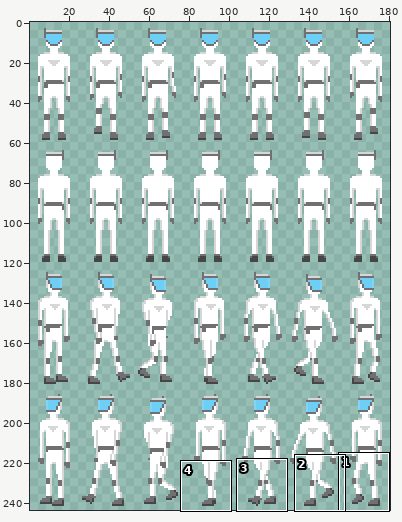
Sprite sheet: Project F/Assets/Sprites/Chars/MainCharSheet.png. Above, an overview of the earlier version with the close-up marked.
Close-up. Old version:
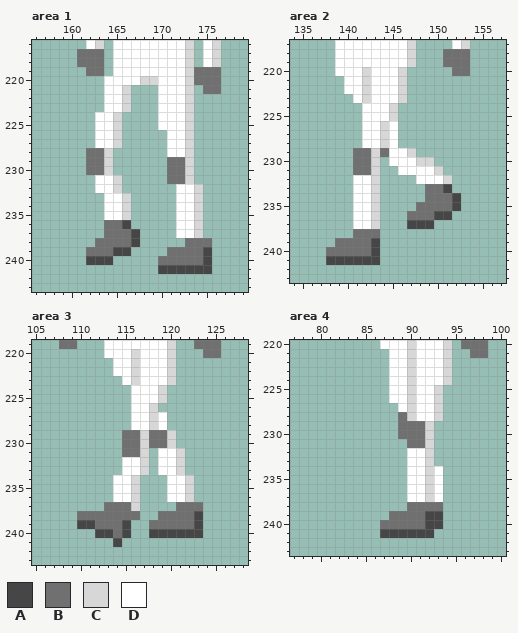
The file is 182x244 pixels. Shown: area 1: x 156..179, y 216..243; area 2: x 134..157, y 217..243; area 3: x 105..128, y 219..243; area 4: x 77..100, y 220..243. The wide view leaves out empty margins. The commit also changed other parts of the picture, which this record leaves out.
Palette (. is transparent): A #464646  B #707070  C #d7d7d7  D #ffffff
Pixels before, area 1, first column x 161:
216 .DC.DDDDDDDDC.DC
217 BBB.DDDDDDDDC.DC
218 BBB.DDDDDDDDC.DC
219 .BB.DDDDDDDDCBBB
220 ...DDDDCCDDDCBBB
221 ...DDC...DDDC.BB
222 ...DDC...DDDC...
223 ...DDC...DDDC...
224 ..DDC....DDDC...
225 ..DDC....DDDC...
226 ..DDC.....DDC...
227 ..DDC.....DDC...
228 .BBC......DDC...
229 .BBC......BBC...
230 .BBC......BBC...
231 ..DDC.....BBC...
232 ..DDC......DDC..
233 ...DDC.....DDC..
234 ...DDC.....DDC..
235 ...DDC.....DDC..
236 ...BBA.....DDC..
237 ...BBBA....DDC..
238 ..BBBBA.....BBB.
239 .BBBAA....BBBBA.
240 .AAA.....BBBBBA.
241 .........AAAAAA.
Pixels before, area 2, first column x 138:
217 .DDDDDDDDC....DC
218 .DDDDDDDDC...BBB
219 .DDDDDDDDC...BBB
220 .DDDCDDDC.....BB
221 ..DDCDDDC.......
222 ..DDCDDDC.......
223 ...DCDDDC.......
224 ....DDDC........
225 ....DDDC........
226 ....DDCD........
227 ....DDCD........
228 ....DDCD........
229 ...BBCBDDC......
230 ...BBC.DDDCC....
231 ...BBC..DDDDC...
232 ...DDC....DDDC..
233 ...DDC.....BBA..
234 ...DDC.....BBBA.
235 ...DDC....BBBBA.
236 ...DDC...BBBAA..
237 ...DDC...AAA....
238 ...BBB..........
239 .BBBBA..........
240 BBBBBA..........
241 AAAAAA..........
Pixels before, area 3, first column x 108:
219 BB...DDDDDDDC..BBB
220 .....DDDCDDDC...BB
221 ......DDCDDDC.....
222 ......DDCDDDC.....
223 .......DCDDDC.....
224 ........DDDC......
225 ........DDDC......
226 ........DDC.......
227 ........DDCD......
228 ........DDCD......
229 .......BBCBBC.....
230 .......BBCBBC.....
231 .......BBC.DDC....
232 .......DDC.DDC....
233 .......DDC.DDC....
234 ......DDC...DDC...
235 ......DDC...DDC...
236 ......DDC...DDC...
237 .....BBBC....BBB..
238 ..BBBBBBB..BBBBA..
239 ..AABBBA..BBBBBA..
240 ....AABA..AAAAAA..
241 ......A...........
Pixels before, area 4, first column x 87:
220 DDDCDDDC.BBB
221 .DDCDDDC..BB
222 .DDCDDDC....
223 .DDCDDDC....
224 .DDCDDDC....
225 .DDCDDC.....
226 .DDCDDC.....
227 ..DCDDC.....
228 ..BCDDC.....
229 ..BBBC......
230 ..BBBC......
231 ...BBC......
232 ...DDC......
233 ...DDC......
234 ...DDCD.....
235 ...DDCD.....
236 ...DDCD.....
237 ...DDCD.....
238 ...BBBB.....
239 .BBBBAA.....
240 BBBBBAA.....
241 AAAAAA......
Now the later version:
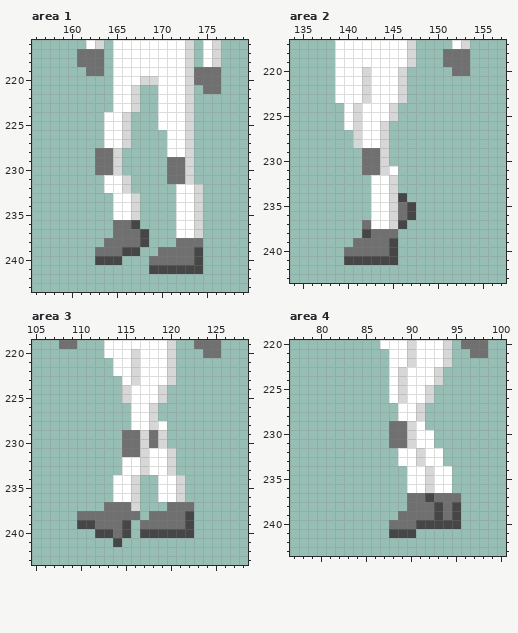
The edit:
Changed rows in their new state; - is an unchanged pixel.
Area 1:
first column x 162:
220 --.-----------
221 --.-DC--------
222 --.-DC--------
223 --.-DC--------
224 -.-DC---------
225 -.-DC---------
226 -.-DC---------
227 -.-DC---------
228 .-BC----------
229 .-BC----------
230 .-BC----------
231 -.-DC---------
232 -.-DC---------
233 --.-DC--------
234 --.-DC--------
235 --.-DC--------
236 --.-BA--------
237 --.--BA-------
238 -.---BA---B--.
239 .--B-A--B---A.
240 .--A---B----A.
241 -------A-----.
Area 2:
first column x 138:
221 -D-------------
222 -D-------------
223 -DD------------
224 --DC-----------
225 --DC-----------
226 --DC---.-------
227 ---C---.-------
228 ---C---.-------
229 ---.-BC...-----
230 ---.-BC.....---
231 ---.-BCD.....--
232 ---..DDC--....-
233 ---..DDC---...-
234 ---..DDCA--....
235 ---..DDCBA.....
236 ---..DDCBA....-
237 ---.BDDCA...---
238 ---.A-BB-------
239 -..--BBA-------
240 ..---BBA-------
241 ..----AA-------
Area 3:
first column x 115:
224 C--------
225 C--------
227 ----.----
229 ----C.---
230 ----C.---
231 ---D-C.--
232 ---D-C.--
233 ---D-C.--
234 ----D-C.-
235 ----D-C.-
236 ----D-C.-
237 -----B--.
238 ---B---A.
239 --B----A.
240 --A-----.
Area 4:
first column x 87:
223 --CD--C.-
224 --CD--C.-
225 --CD-C.--
226 --CD-C.--
227 ---DC..--
228 --DDC..--
229 -B-CD.---
230 -B-CDD---
231 -BBCDD---
232 --D-CDD--
233 --D-CDD--
234 -------D-
235 -------D-
236 -------D-
237 ---BBABBB
238 ------ABA
239 -.---B-BA
240 .---A--AA
241 .---..---
Changed places in both close-ups, as pixel boxes (x1, y1, x2, y2):
changed: (86, 76, 212, 274)
changed: (326, 76, 461, 265)
changed: (122, 385, 203, 538)
changed: (380, 367, 461, 538)
